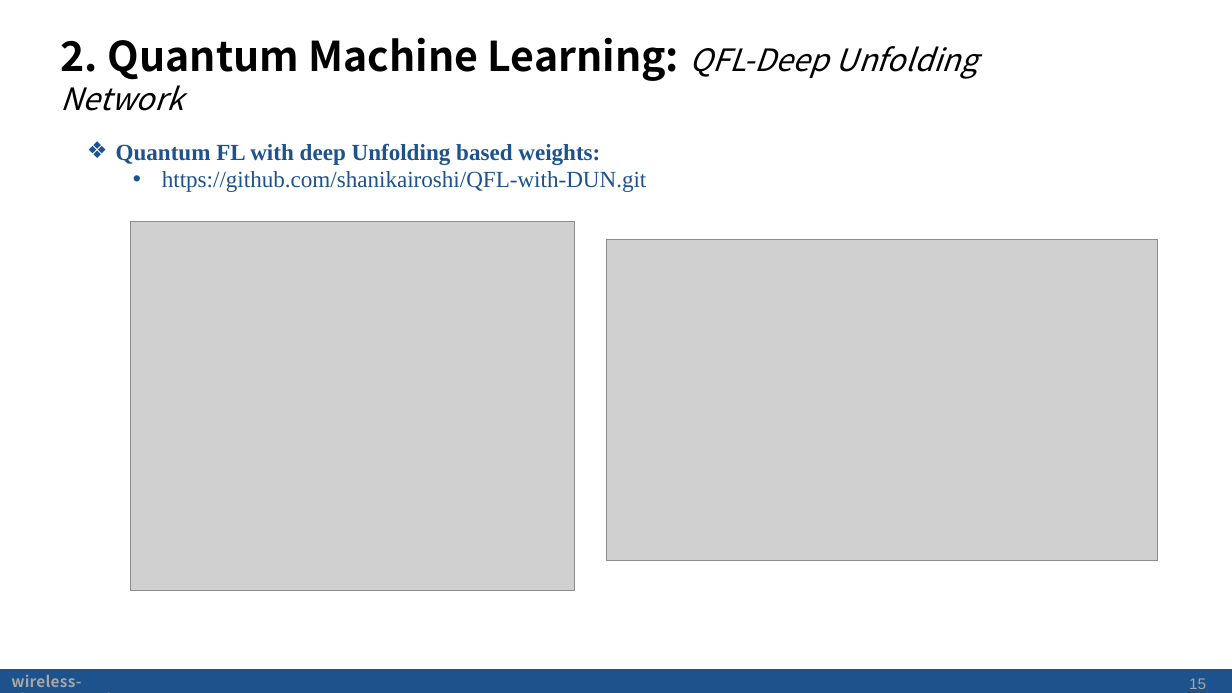
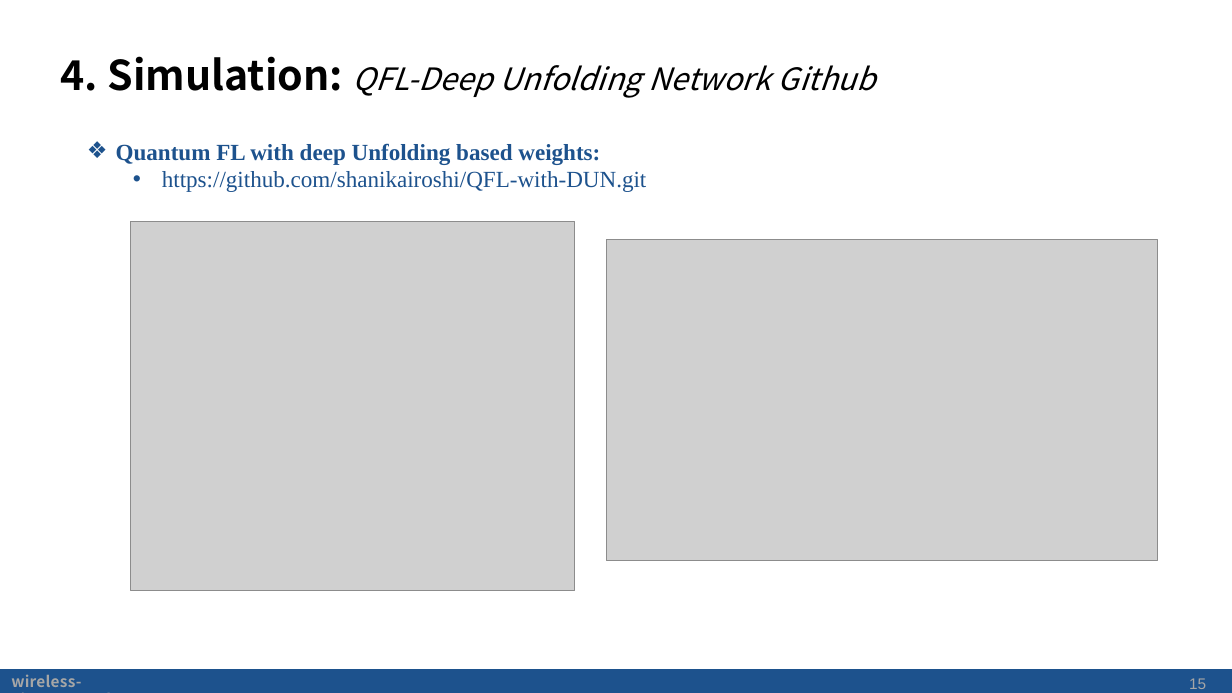
Before and after one commit to BINH2702/QFL-Present, a slide deck: slide 15 of Federated Learning- Nguyen Trong Binh (2).pptx. Drawn at 1232x693 pixels with LibreOffice and Linux fonts; fonts in the diff are those of the drawing; grey boxes stand for pictures; background and template pictures are left out. Boxes give left, top, right and bottom in pixels: in the first picture for what was removed or moved away, otherwise in the second. Text is boxed around its words. In the diff, an @@ line names an element or a change of style, - is before the commit and + after.

```diff
--- a/Federated Learning- Nguyen Trong Binh (2).pptx
+++ b/Federated Learning- Nguyen Trong Binh (2).pptx
@@ title at <box>61,56,876,98</box>: text changed; size 32 to 24 pt; bold off; italic on @@
-2. Quantum Machine Learning: QFL-Deep Unfolding Network
+4. Simulation: QFL-Deep Unfolding Network Github
```
Also in this commit, not shown: 6 other slides changed, 1 slide added.
